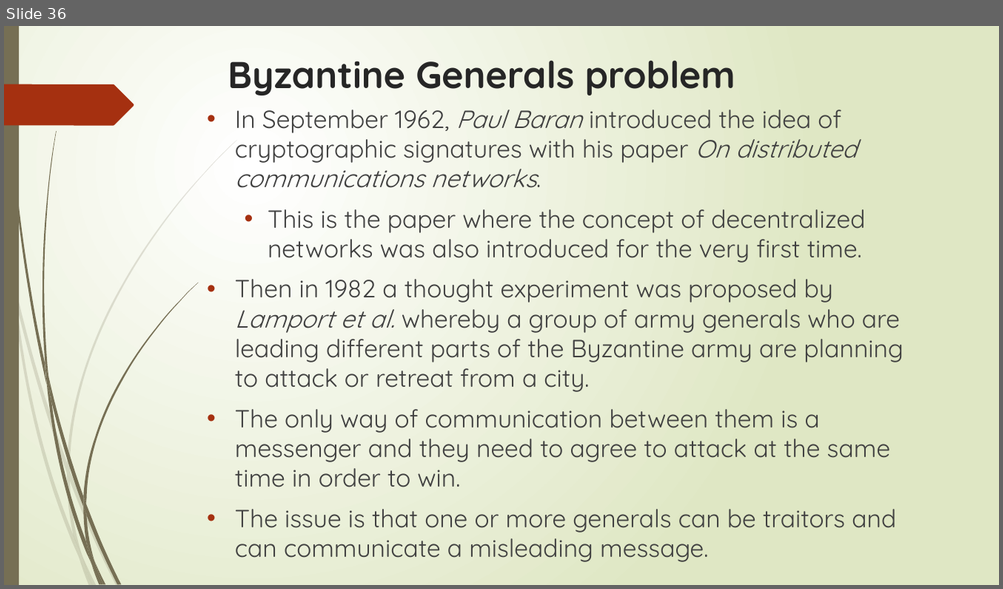
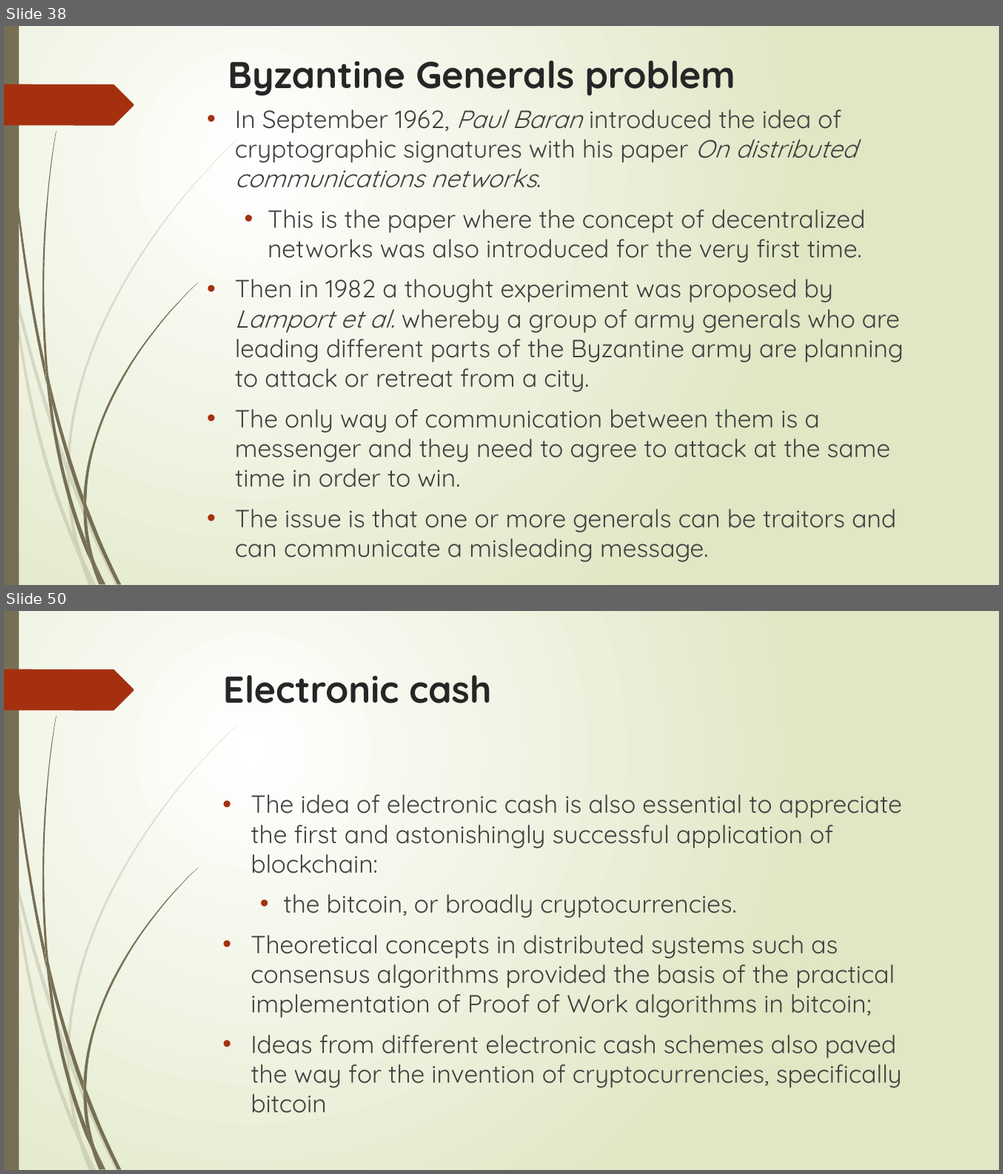
Before and after one commit to sarangparikh22/nmit-blockchain, a slide deck: Distributed Systems 101/Unit1_ppt.pptx. Shown one above the other, each under a label of ours: slide 36 before the commit, slides 38 and 50 after it; the slides between them are not shown. The pictures are 1003x589 and 1003x1174 pixels, drawn with LibreOffice and Linux fonts; fonts in the diff are those of the drawing. Boxes give left, top, right and bottom in pixels: in the first picture for what was removed or moved away, otherwise in the second. Text is boxed around its words. In the diff, an @@ line names an element or a change of style, - is before the commit and + after.

Commit message:
Blockchain Introduction

```diff
--- a/Distributed Systems 101/Unit1_ppt.pptx
+++ b/Distributed Systems 101/Unit1_ppt.pptx
@@ slide 50 added at <box>4,611,999,1170</box>, background gradient #FFFFFF to #DFE8C4; not listed: 24 template elements that a slide beside it also shows @@
@@ title added at <box>223,675,491,703</box>, 36 pt, text #262626, bold @@
+Electronic cash
@@ text added at <box>250,795,902,1088</box>, 24 pt, text #404040 @@
+• The idea of electronic cash is also essential to appreciate the first and astonishingly successful application of blockchain:
+  • the bitcoin, or broadly cryptocurrencies.
+• Theoretical concepts in distributed systems such as consensus algorithms provided the basis of the practical implementation of Proof of Work algorithms in bitcoin;
+• Ideas from different electronic cash schemes also paved the way for the invention of cryptocurrencies, specifically bitcoin
@@ what was slide 36 is now slide 38 @@
```
Also in this commit, not shown: 4 slides changed, 48 other slides added.
